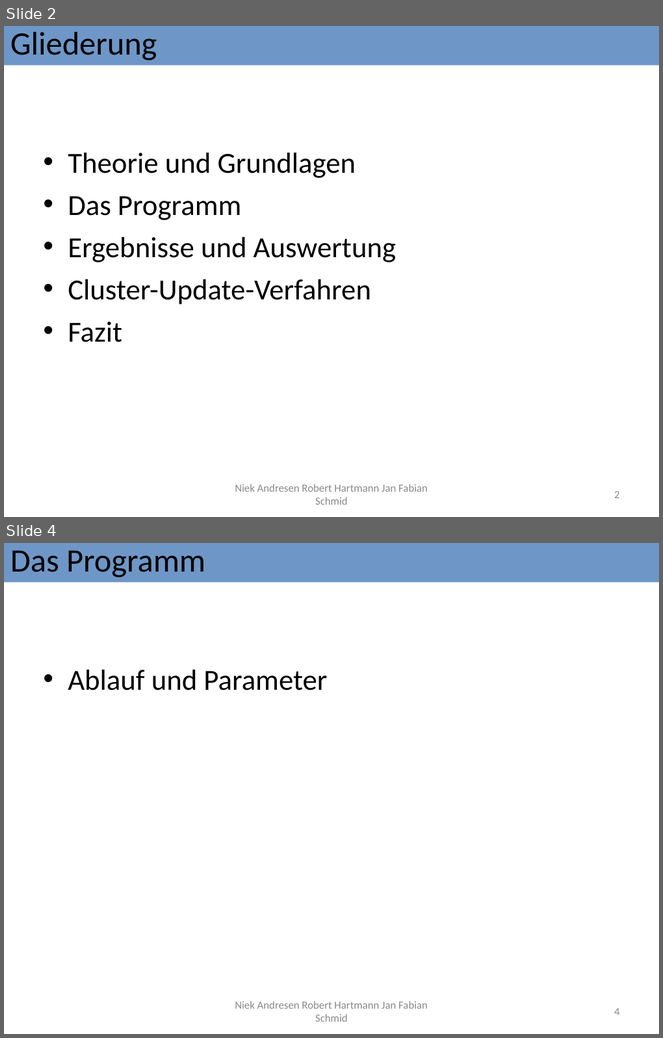
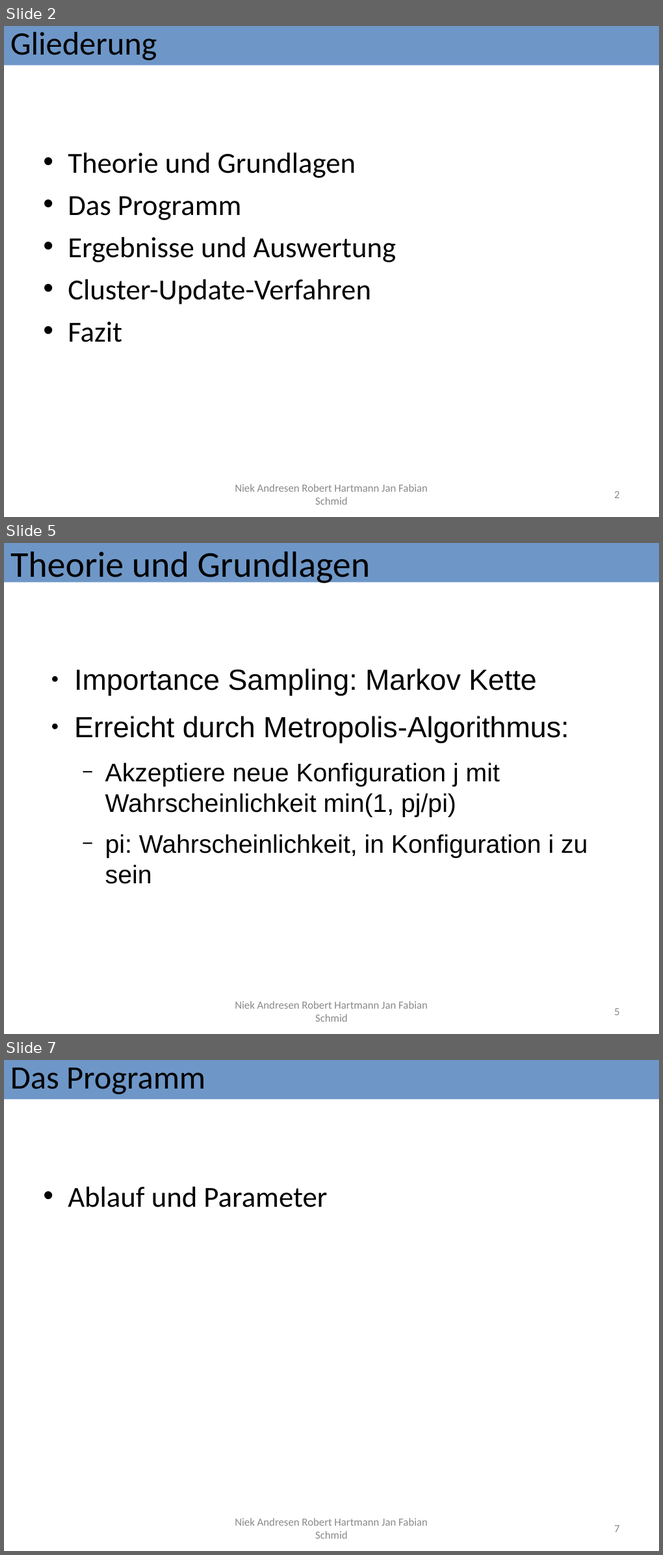
Before and after one commit to Fabse92/ising, a slide deck: Ausarbeitung/IsingModell+auswertung_versuch2.odp. Shown one above the other, each under a label of ours: slides 2 and 4 before the commit, slides 2, 5 and 7 after it; the slides between them are not shown. The pictures are 663x1038 and 663x1555 pixels, drawn with LibreOffice and Linux fonts; fonts in the diff are those of the drawing. Boxes give left, top, right and bottom in pixels: in the first picture for what was removed or moved away, otherwise in the second. Text is boxed around its words. In the diff, an @@ line names an element or a change of style, - is before the commit and + after.

```diff
--- a/Ausarbeitung/IsingModell+auswertung_versuch2.odp
+++ b/Ausarbeitung/IsingModell+auswertung_versuch2.odp
@@ slide 5 added at (4, 543, 659, 1034), background #FFFFFF @@
@@ title added at (4, 543, 659, 582), fill #4F81BD at 82% opacity, 40 pt, text #000000 @@
+Theorie und Grundlagen
@@ text added at (74, 668, 588, 884), 28 pt, text #000000 @@
+● Importance Sampling: Markov Kette
+● Erreicht durch Metropolis-Algorithmus:
+  − Akzeptiere neue Konfiguration j mit Wahrscheinlichkeit min(1, pj/pi)
+  − pi: Wahrscheinlichkeit, in Konfiguration i zu sein
@@ text added at (235, 1001, 428, 1022), 12 pt, text #898989 @@
+Niek Andresen Robert Hartmann Jan Fabian Schmid
@@ page number added at (614, 1008, 620, 1016), 12 pt, text #898989 @@
+5
@@ what was slide 4 is now slide 7 @@
@@ page number at (614, 1525, 620, 1533): text changed @@
-4
+7
```
Also in this commit, not shown: 5 slides changed, 2 other slides added, 1 other file.
